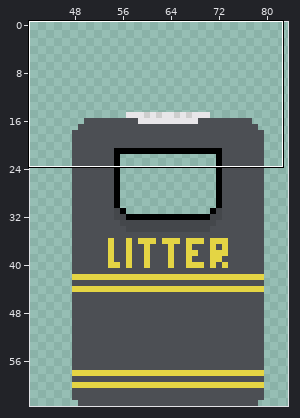
A pixel-art file gets an edit: Acesprite/Obstacles/Bins/Small Bin.aseprite. The first picture is a wide view before the edit; the outline marks the close-up.
Close-up. Earlier state:
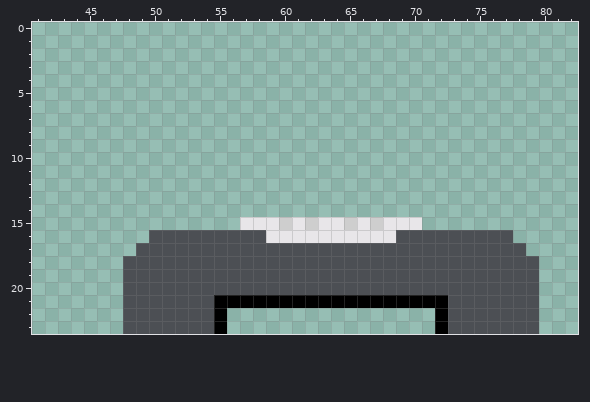
128x64 pixels, 1 frame. Shown: x 41..82, y 0..23. The wide view leaves out empty margins.
Once edited:
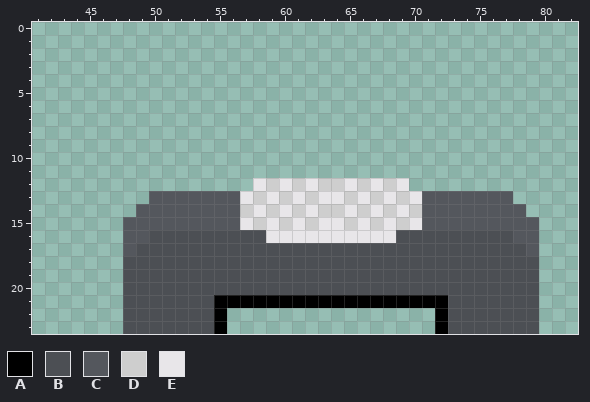
Palette (. is transparent): A #000000  B #4c4f54  C #54575d  D #cecece  E #e8e6e9
Difference:
The author put colour C in row 13 at x 50 to 56 and 71 to 77; in row 14 at x 49 to 56 and 71 to 78; in row 15 at x 48 to 56 and 71 to 79; in row 16 at x 48 to 49 and 78 to 79; in row 17 at x 48 and 79.
The author put colour D in row 12 at x 59, 61, 63 to 64, 66 and 68; in row 13 at x 58, 60, 62, 65, 67 and 69; in row 14 at x 57, 59, 61, 63 to 64, 66, 68 and 70.
Colour E becomes colour D in row 15 at x 58 and 69.
The author put colour E in row 12 at x 58, 60, 62, 65, 67 and 69; in row 13 at x 57, 59, 61, 63 to 64, 66, 68 and 70; in row 14 at x 58, 60, 62, 65, 67 and 69.
Where, in picture pixels (left, top, right, bottom), the same in both close-ups:
changed: (123, 178, 539, 256)
